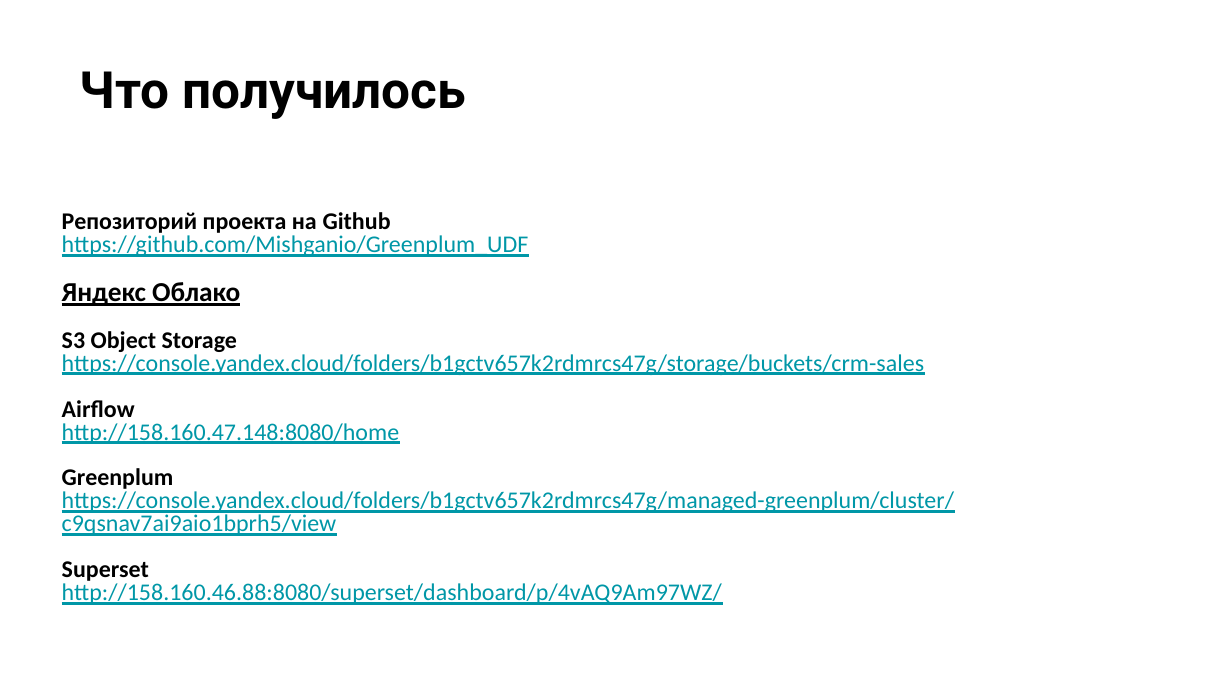
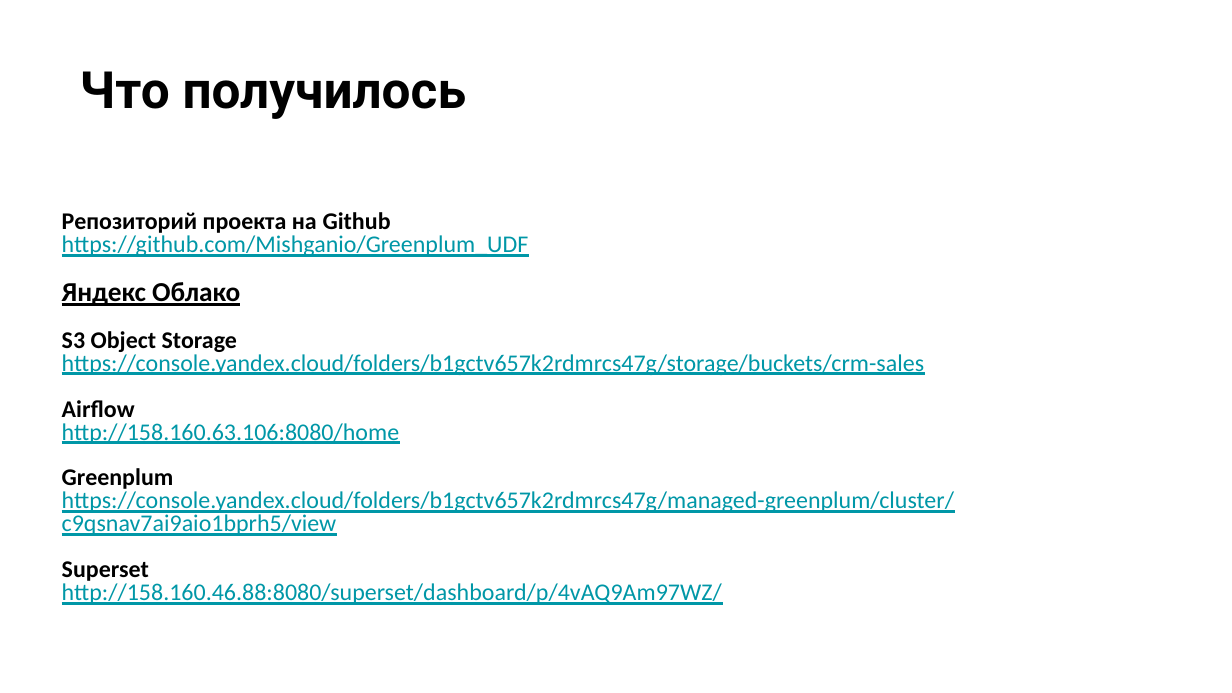
Before and after one commit to Mishganio/Greenplum_UDF, a slide deck: slide 6 of Slurm.pptx. Drawn at 1232x693 pixels with LibreOffice and Linux fonts; fonts in the diff are those of the drawing. Boxes give left, top, right and bottom in pixels: in the first picture for what was removed or moved away, otherwise in the second. Text is boxed around its words. In the diff, an @@ line names an element or a change of style, - is before the commit and + after.

```diff
--- a/Slurm.pptx
+++ b/Slurm.pptx
@@ text at (62,423,399,444): text changed @@
-http://158.160.47.148:8080/home
+http://158.160.63.106:8080/home
```
